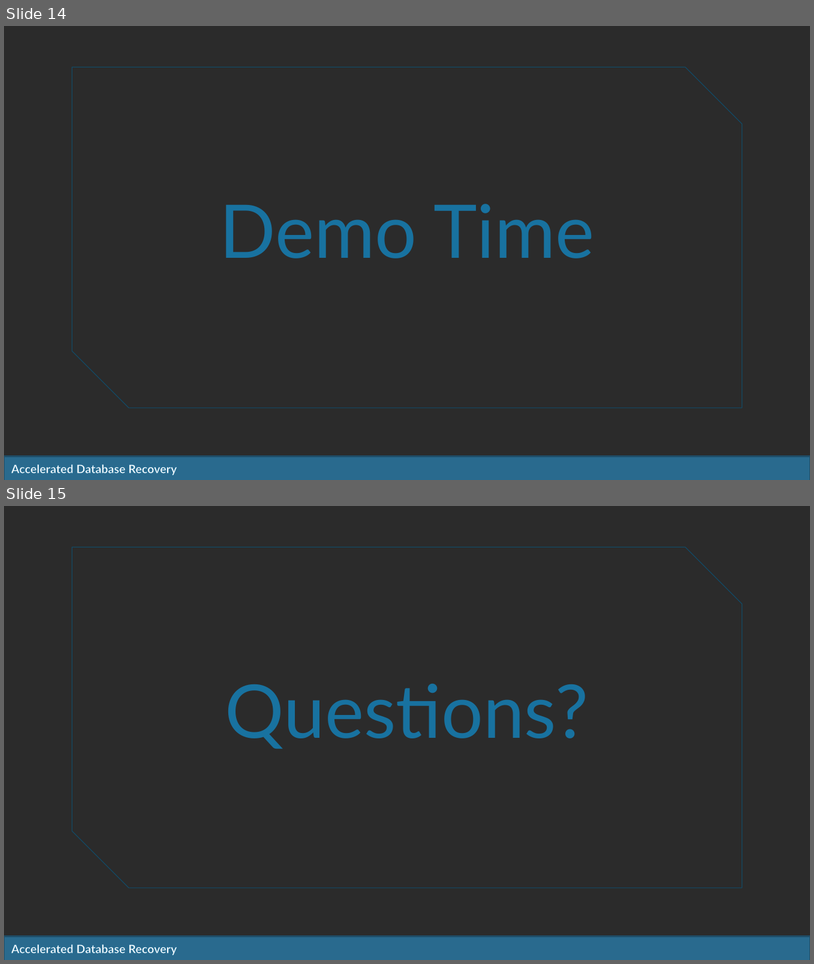
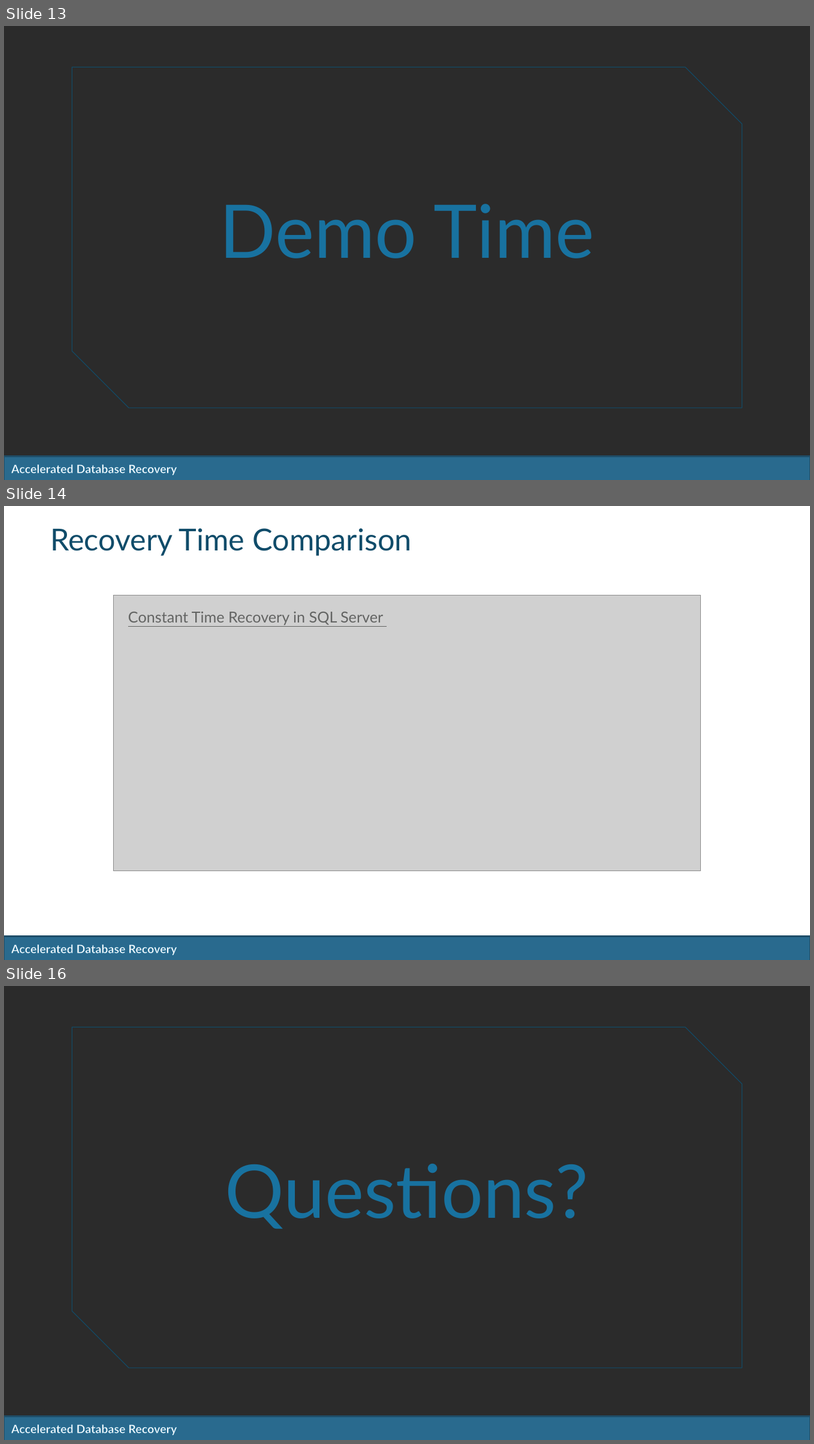
Before and after one commit to SQLMCT/SQL_Performance_Tuning, a slide deck: Accelerated_Database_Recovery/JD_Accelerated_Database_Recovery.pptx. Shown one above the other, each under a label of ours: slides 14 and 15 before the commit, slides 13, 14 and 16 after it; the slides between them are not shown. The pictures are 814x964 and 814x1444 pixels, drawn with LibreOffice and Linux fonts; fonts in the diff are those of the drawing; grey boxes stand for pictures; background and template pictures are left out; a plain dark background stands for a picture behind light text. Boxes give left, top, right and bottom in pixels: in the first picture for what was removed or moved away, otherwise in the second. Text is boxed around its words. In the diff, an @@ line names an element or a change of style, - is before the commit and + after.

```diff
--- a/Accelerated_Database_Recovery/JD_Accelerated_Database_Recovery.pptx
+++ b/Accelerated_Database_Recovery/JD_Accelerated_Database_Recovery.pptx
@@ slide 14 added at box(4, 506, 810, 960), background picture (left out); not listed: 2 template elements that a slide beside it also shows @@
@@ title added at box(50, 528, 411, 556), 36 pt, text #104C6A @@
+Recovery Time Comparison
@@ picture added at box(113, 595, 701, 870) @@
@@ text added at box(128, 612, 383, 625), 18 pt, text #636463, underline @@
+Constant Time Recovery in SQL Server
@@ what was slide 14 is now slide 13 @@
@@ what was slide 15 is now slide 16 @@
```
Also in this commit, not shown: 5 slides changed, 3 other files.
